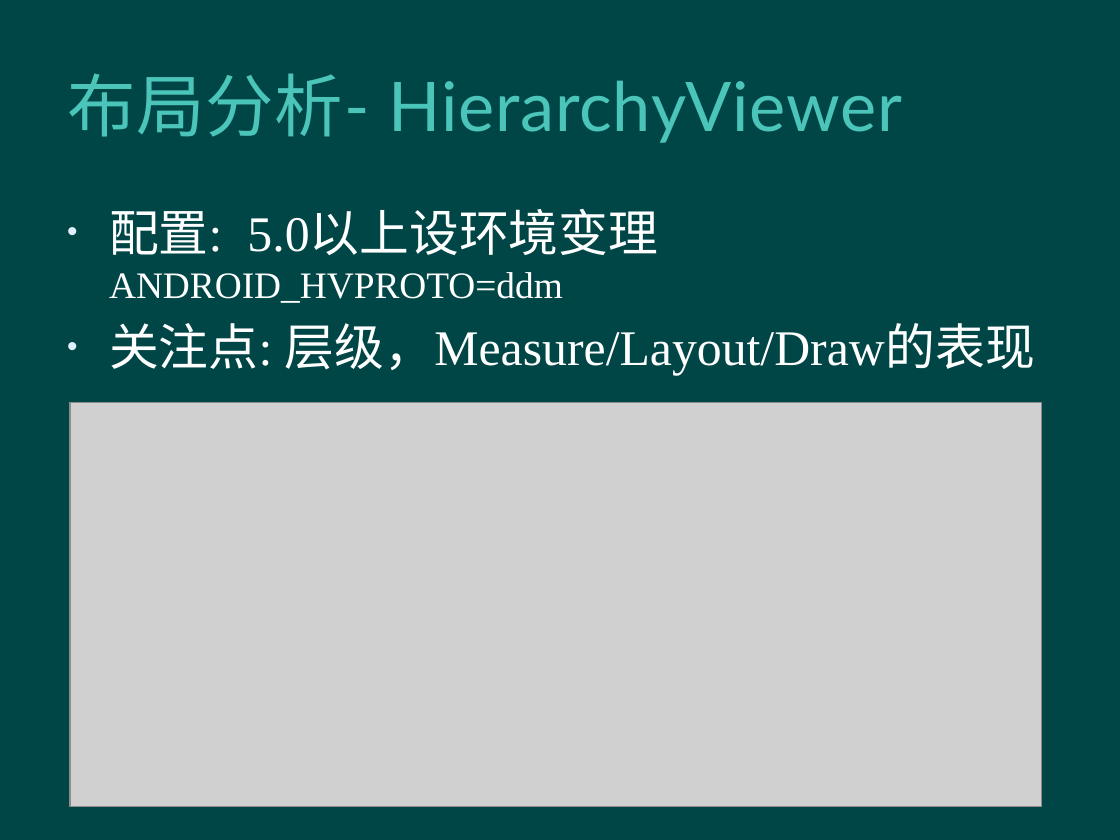
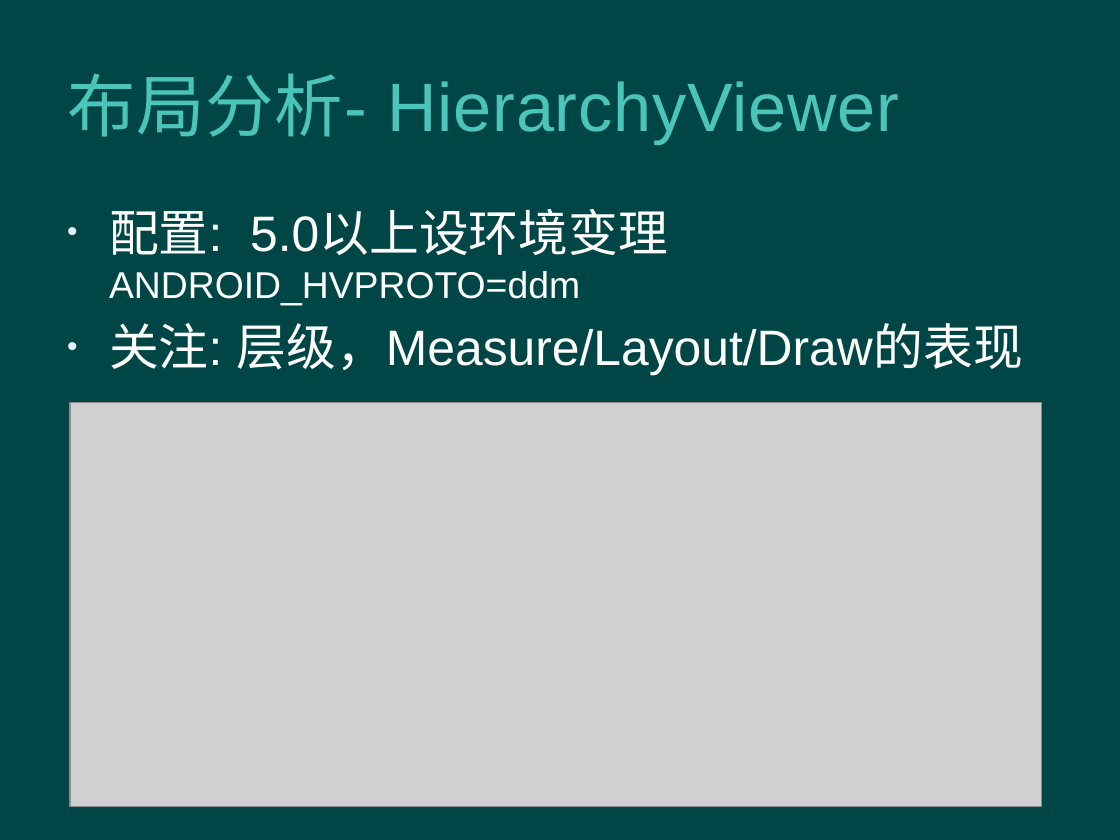
Before and after one commit to mapeiyu/OptimizationDemo, a slide deck: slide 20 of Android Optimization.pptx (slide 19 before the commit). Drawn at 1120x840 pixels with LibreOffice and Linux fonts; fonts in the diff are those of the drawing; grey boxes stand for pictures; background and template pictures are left out. Boxes give left, top, right and bottom in pixels: in the first picture for what was removed or moved away, otherwise in the second. Text is boxed around its words. In the diff, an @@ line names an element or a change of style, - is before the commit and + after.

Commit message:
update

```diff
--- a/Android Optimization.pptx
+++ b/Android Optimization.pptx
@@ title "布局分析- HierarchyViewer" at box(67, 73, 899, 143): font Lato to Arial @@
@@ text at box(109, 211, 668, 306): font Times New Roman to Arial in "配置: 5.0以上设环境变理 ANDROID_HVPROTO=ddm" @@
@@ text at box(109, 323, 1022, 376): text changed; font Times New Roman to Arial @@
-• 关注点: 层级，Measure/Layout/Draw的表现
+• 关注: 层级，Measure/Layout/Draw的表现
```
Also in this commit, not shown: 17 other slides changed, 2 slides added.
